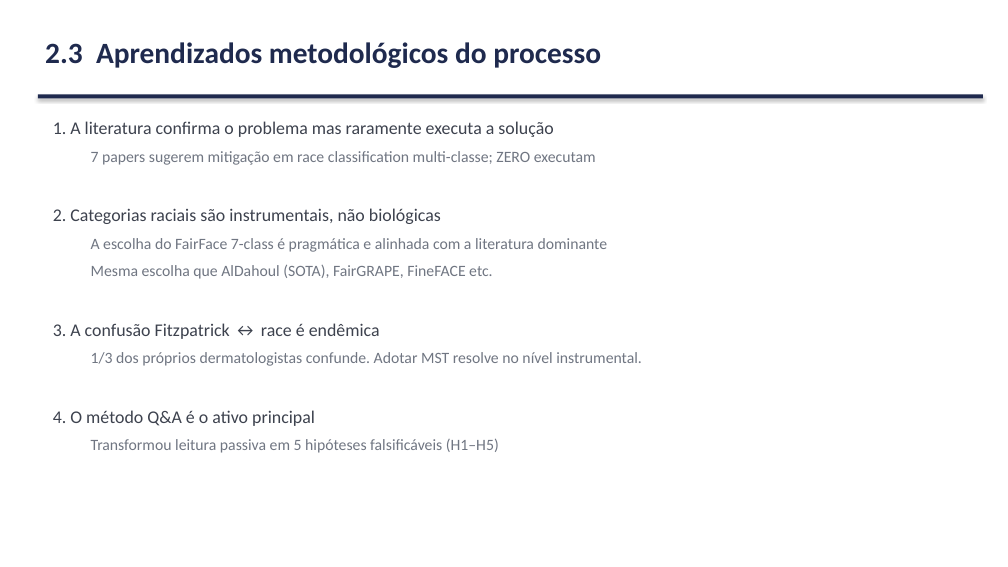
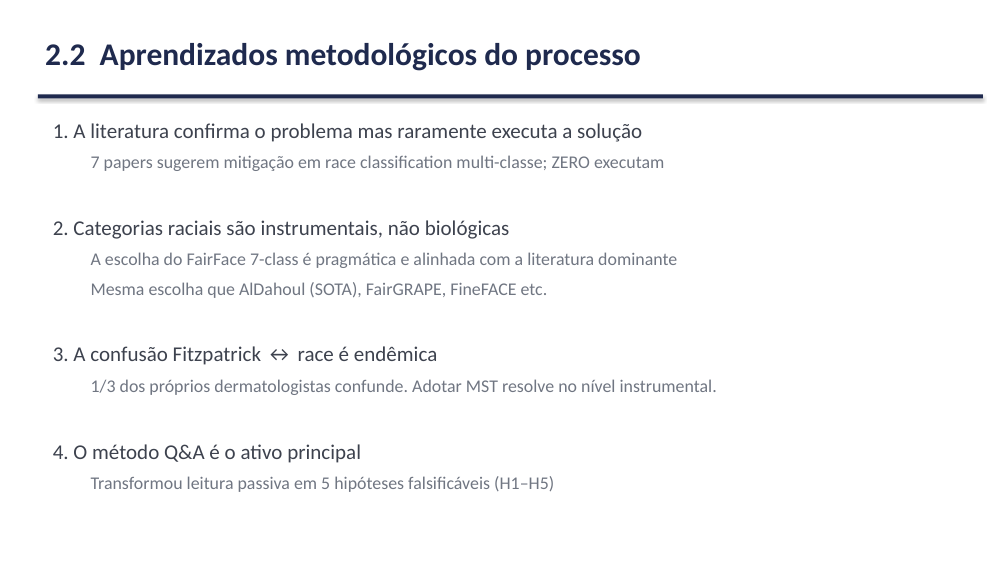
Before and after one commit to marcellozzetti/Facial-Recognition-Models-Mitigating-Bias, a slide deck: slide 11 of docs/ativo/material_reuniao_orientador_2026-06.pptx (slide 12 before the commit). Drawn at 1008x567 pixels with LibreOffice and Linux fonts; fonts in the diff are those of the drawing. Boxes give left, top, right and bottom in pixels: in the first picture for what was removed or moved away, otherwise in the second. Text is boxed around its words. In the diff, an @@ line names an element or a change of style, - is before the commit and + after.

```diff
--- a/docs/ativo/material_reuniao_orientador_2026-06.pptx
+++ b/docs/ativo/material_reuniao_orientador_2026-06.pptx
@@ text at [45, 43, 641, 71]: text changed; size 28 to 30 pt @@
-2.3 Aprendizados metodológicos do processo
+2.2 Aprendizados metodológicos do processo
@@ text "1. A literatura confirma o ..." at [53, 123, 717, 492]: size 17 to 20 pt in "1. A literatura confirma o problema mas ...", "2. Categorias raciais são instrumentais, não biológicas", "3. A confusão Fitzpatrick ↔ race é ...", "4. O método Q&A é o ativo ..."; size 15 to 17 pt in "7 papers sugerem mitigação em race classification ...", "A escolha do FairFace 7-class é pragmática ...", "Mesma escolha que AlDahoul (SOTA), FairGRAPE, FineFACE ...", "1/3 dos próprios dermatologistas confunde. Adotar MST ..." and 1 more places @@
```
Also in this commit, not shown: 31 other slides changed, 2 slides added, 10 slides removed, 1 other file.
